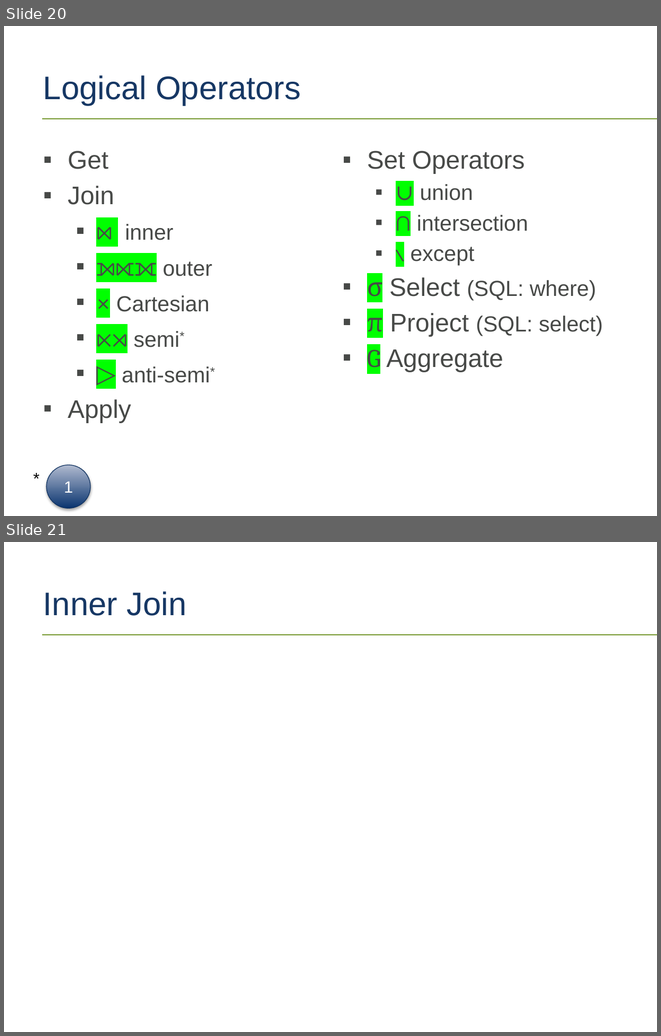
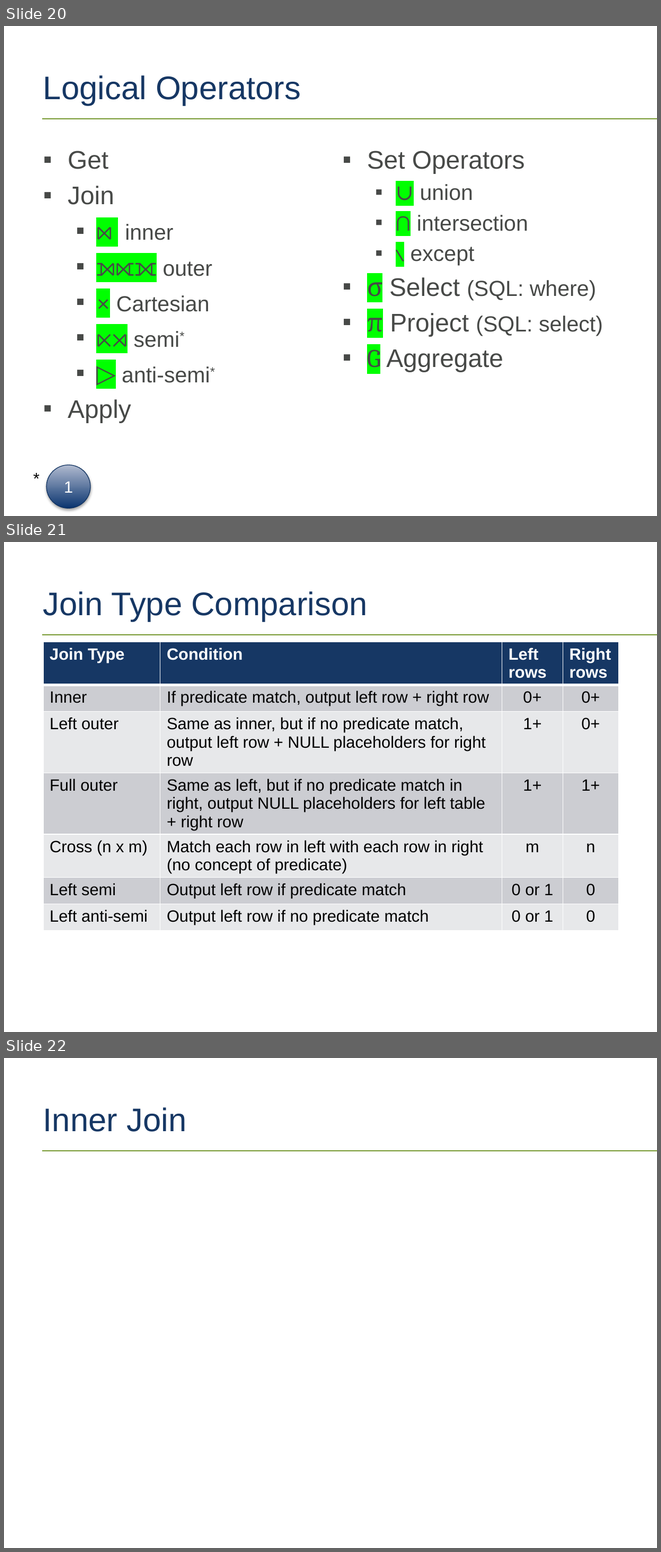
Before and after one commit to tf3604/OptimizerPresentation, a slide deck: Optimizer.pptx. Shown one above the other, each under a label of ours: slides 20 and 21 before the commit, slides 20, 21 and 22 after it. The pictures are 661x1036 and 661x1552 pixels, drawn with LibreOffice and Linux fonts; fonts in the diff are those of the drawing; background and template pictures are left out. Boxes give left, top, right and bottom in pixels: in the first picture for what was removed or moved away, otherwise in the second. Text is boxed around its words. In the diff, an @@ line names an element or a change of style, - is before the commit and + after.

Commit message:
Chart comparing logical join types.

```diff
--- a/Optimizer.pptx
+++ b/Optimizer.pptx
@@ slide 21 added at box(4, 542, 657, 1032), background #FFFFFF; not listed: 1 template element that a slide beside it also shows @@
@@ title added at box(43, 591, 368, 622), 36 pt, text #163764 @@
+Join Type Comparison
@@ table added at box(43, 642, 618, 944), 7 rows, 4 columns @@
+Join Type | Condition | Left rows | Right rows
+Inner | If predicate match, output left row + right row | 0+ | 0+
+Left outer | Same as inner, but if no predicate match, output left row + NULL placeholders for right row | 1+ | 0+
+Full outer | Same as left, but if no predicate match in right, output NULL placeholders for left table + right row | 1+ | 1+
+Cross (n x m) | Match each row in left with each row in right (no concept of predicate) | m | n
+Left semi | Output left row if predicate match | 0 or 1 | 0
+Left anti-semi | Output left row if no predicate match | 0 or 1 | 0
@@ what was slide 21 is now slide 22 @@
```
